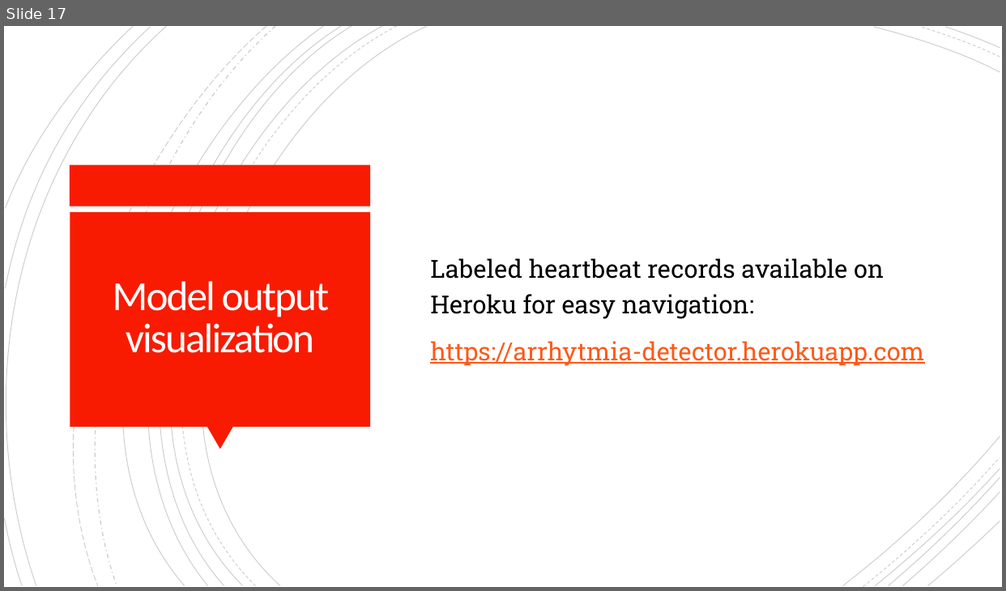
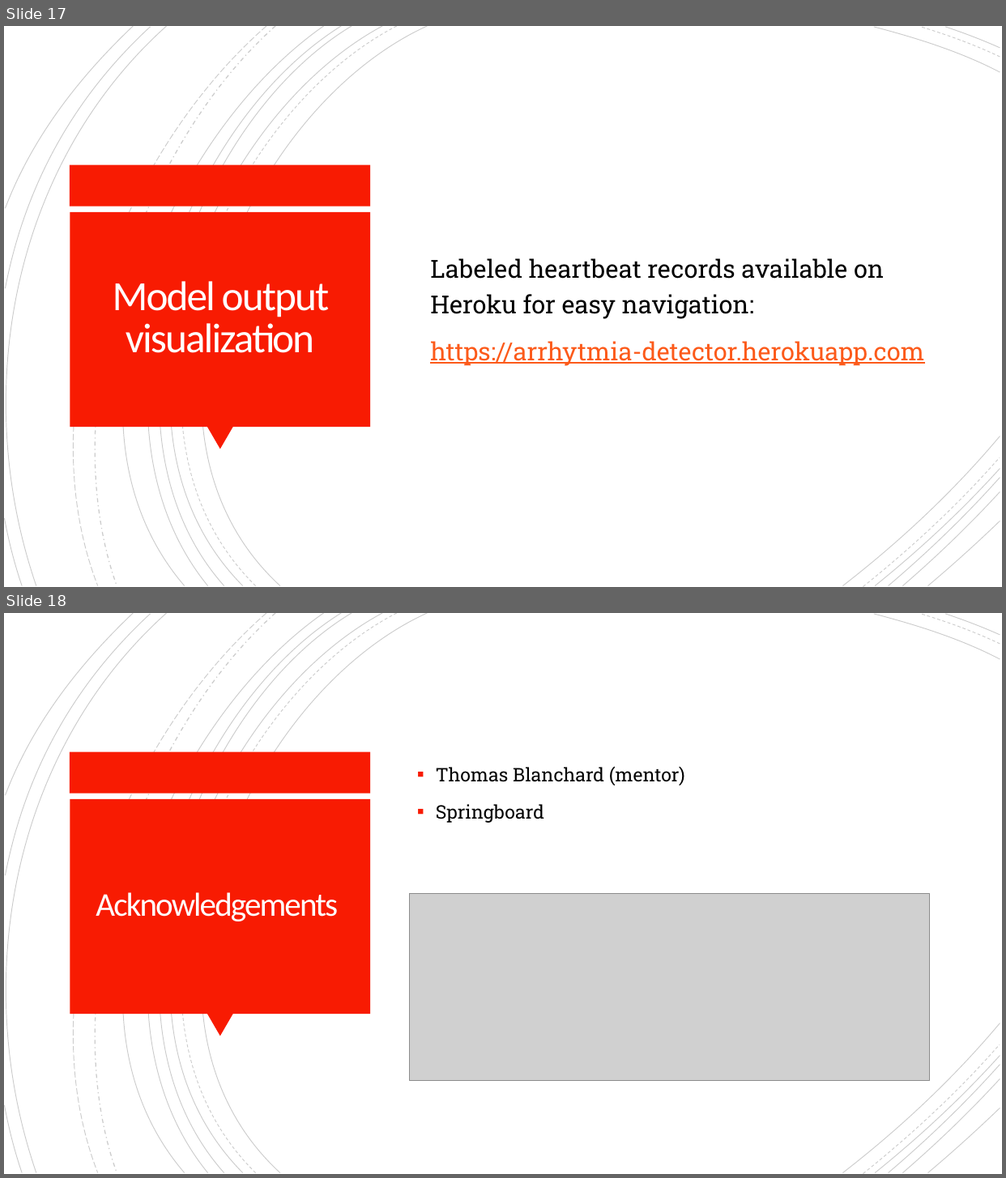
Before and after one commit to zhakhverdyan/Capstone2-efficient-ECG-review, a slide deck: heartbeat_classification.pptx. Shown one above the other, each under a label of ours: slide 17 before the commit, slides 17 and 18 after it. The pictures are 1006x591 and 1006x1178 pixels, drawn with LibreOffice and Linux fonts; fonts in the diff are those of the drawing; grey boxes stand for pictures. Boxes give left, top, right and bottom in pixels: in the first picture for what was removed or moved away, otherwise in the second. Text is boxed around its words. In the diff, an @@ line names an element or a change of style, - is before the commit and + after.

```diff
--- a/heartbeat_classification.pptx
+++ b/heartbeat_classification.pptx
@@ slide 18 added at [4,613,1002,1174], background #FFFFFF; not listed: 24 template elements that a slide beside it also shows @@
@@ text added at [436,766,685,823], 18 pt, text #000000 @@
+▪ Thomas Blanchard (mentor)
+▪ Springboard
@@ title added at [96,892,338,922], 32 pt, text #FFFEFF @@
+Acknowledgements
@@ picture added at [410,894,929,1081] @@
```
Also in this commit, not shown: 1 slide changed.
